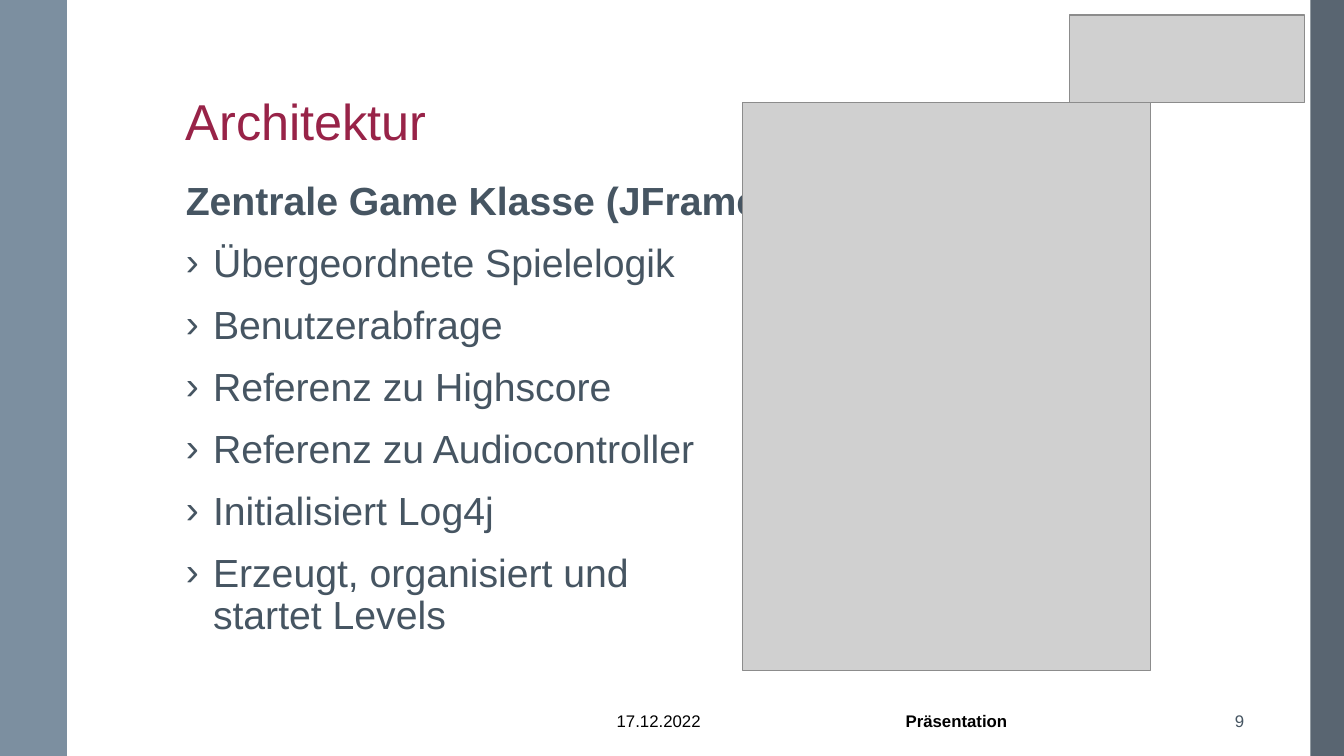
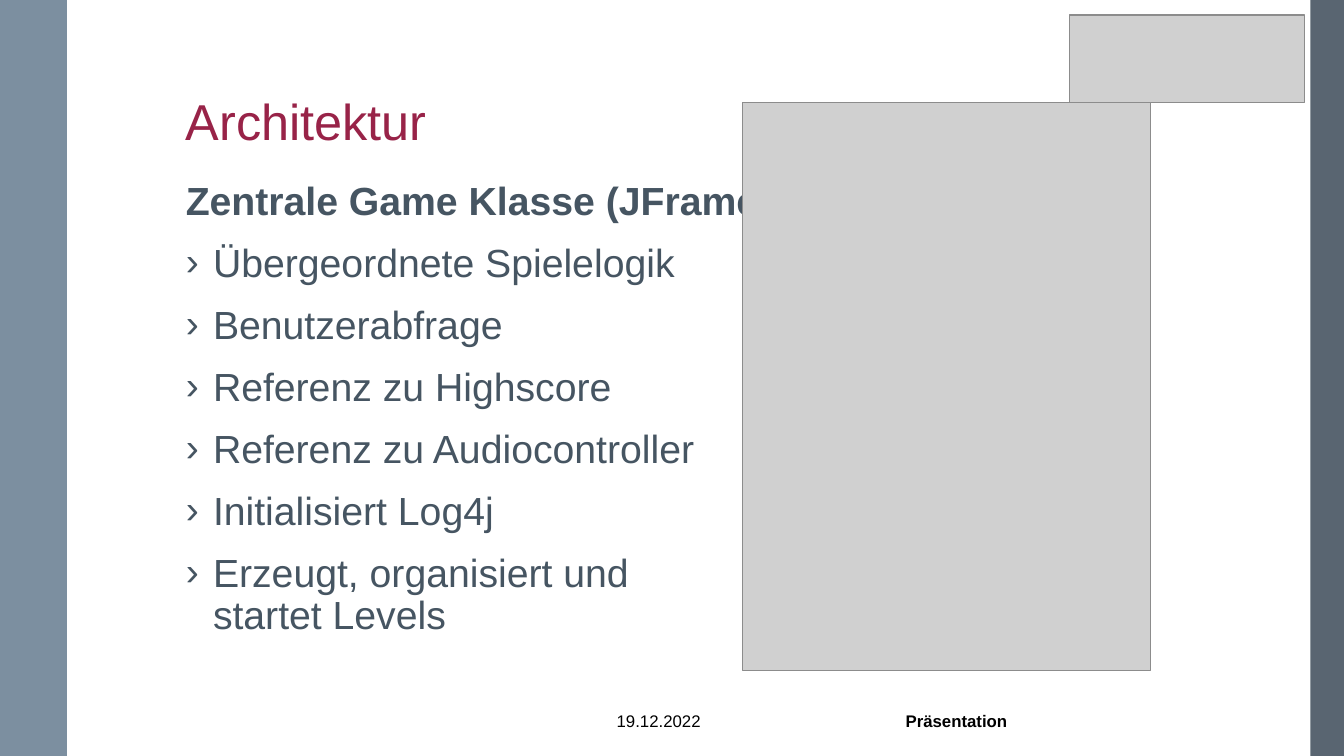
Before and after one commit to MightyModerator/donttouchthewall, a slide deck: slide 9 of documents/Präsentation-G2.pptx. Drawn at 1344x756 pixels with LibreOffice and Linux fonts; fonts in the diff are those of the drawing; grey boxes stand for pictures; background and template pictures are left out. Boxes give left, top, right and bottom in pixels: in the first picture for what was removed or moved away, otherwise in the second. Text is boxed around its words. In the diff, an @@ line names an element or a change of style, - is before the commit and + after.

```diff
--- a/documents/Präsentation-G2.pptx
+++ b/documents/Präsentation-G2.pptx
@@ text at [617, 715, 701, 727]: text changed @@
-17.12.2022
+19.12.2022
@@ page number removed at [1235, 715, 1244, 727] @@
-9
```
Also in this commit, not shown: 14 other slides changed, 3 slides added, 3 slides removed, 16 other files.
